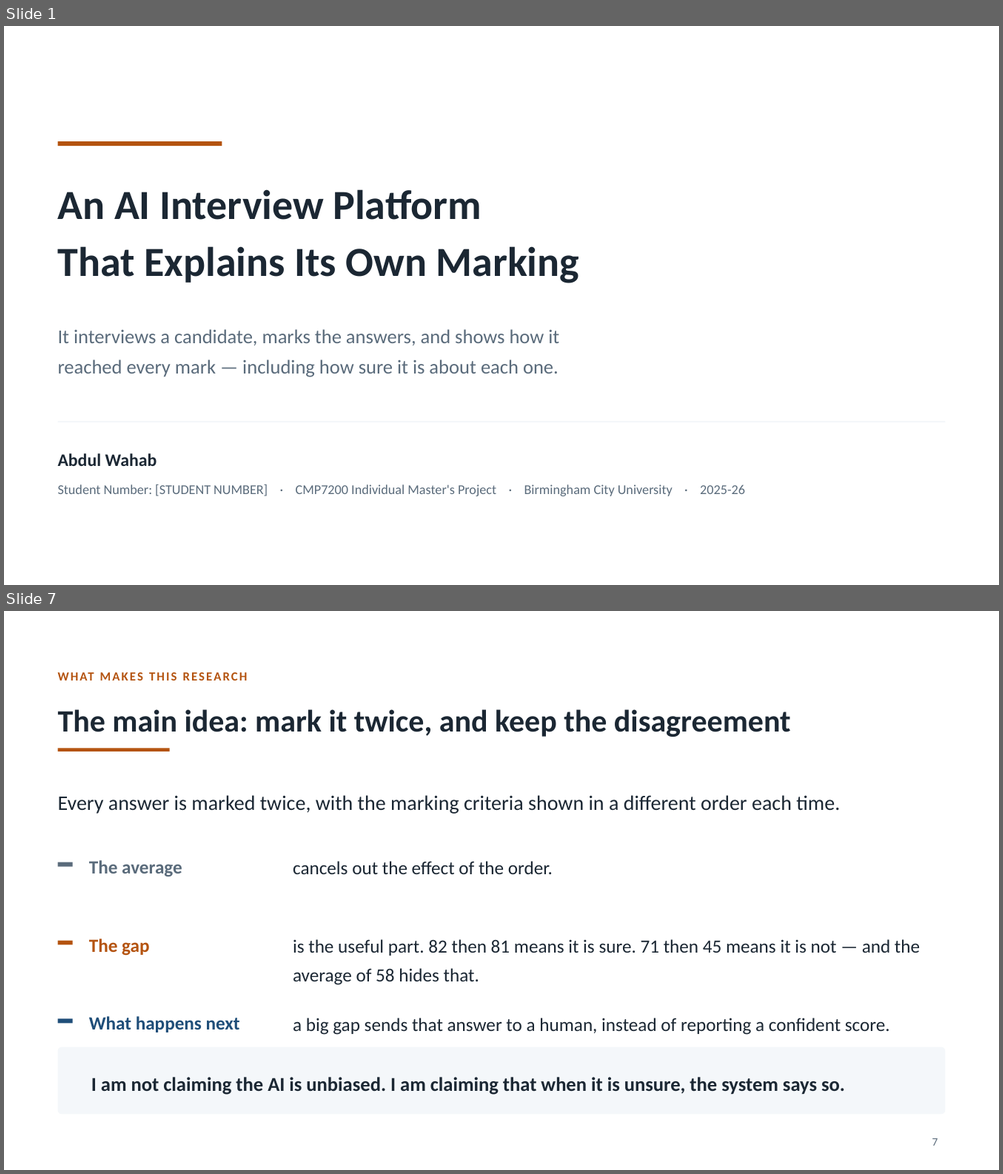
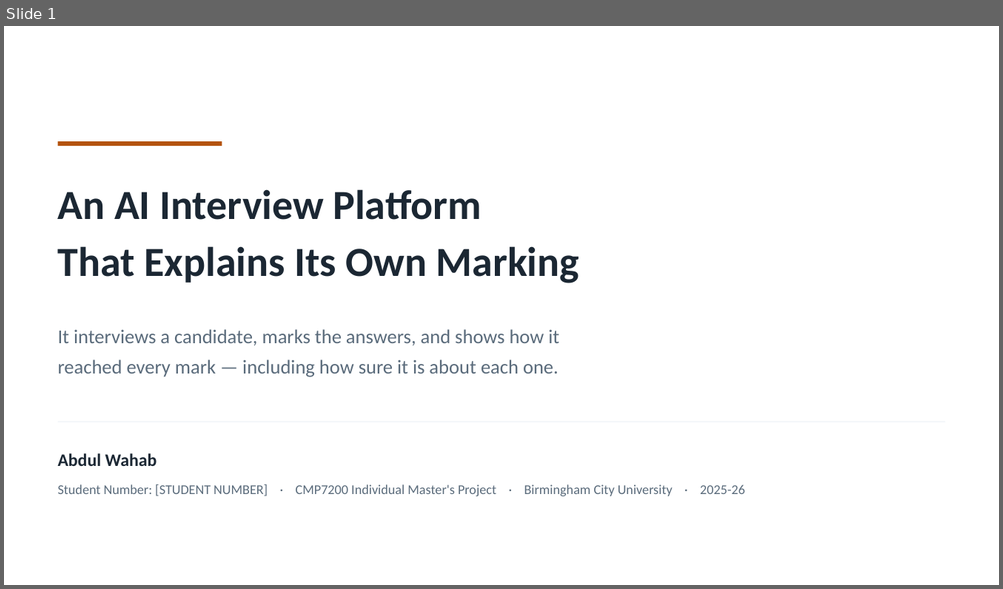
Before and after one commit to syedali254/interview_platform, a slide deck: submission/CMP7200_Viva_Presentation.pptx. Shown one above the other, each under a label of ours: slides 1 and 7 before the commit, slide 1 after it; the slides between them are not shown. The pictures are 1003x1174 and 1003x589 pixels, drawn with LibreOffice and Linux fonts; fonts in the diff are those of the drawing. Boxes give left, top, right and bottom in pixels: in the first picture for what was removed or moved away, otherwise in the second. Text is boxed around its words. In the diff, an @@ line names an element or a change of style, - is before the commit and + after.

```diff
--- a/submission/CMP7200_Viva_Presentation.pptx
+++ b/submission/CMP7200_Viva_Presentation.pptx
@@ slide 7 removed at <box>4,611,999,1170</box>, background #FFFFFF @@
@@ text removed at <box>58,665,945,687</box> @@
-WHAT MAKES THIS RESEARCH
@@ text removed at <box>58,709,791,737</box> @@
-The main idea: mark it twice, and keep the disagreement
@@ rectangle removed at <box>58,749,170,752</box> @@
@@ text removed at <box>58,795,839,814</box> @@
-Every answer is marked twice, with the marking criteria shown in a different order each time.
@@ rectangle removed at <box>58,863,73,867</box> @@
@@ text removed at <box>89,860,182,877</box> @@
-The average
@@ text removed at <box>293,861,552,874</box> @@
-cancels out the effect of the order.
@@ rectangle removed at <box>58,941,73,945</box> @@
@@ text removed at <box>89,939,149,956</box> @@
-The gap
@@ text removed at <box>293,940,919,985</box> @@
-is the useful part. 82 then 81 means it is sure. 71 then 45 means it is not — and the average of 58 hides that.
@@ rectangle removed at <box>58,1019,73,1024</box> @@
@@ text removed at <box>89,1017,240,1033</box> @@
-What happens next
@@ text removed at <box>293,1018,890,1035</box> @@
-a big gap sends that answer to a human, instead of reporting a confident score.
@@ rounded rectangle removed at <box>58,1048,945,1115</box> @@
@@ text removed at <box>91,1077,845,1095</box> @@
-I am not claiming the AI is unbiased. I am claiming that when it is unsure, the system says so.
@@ text removed at <box>932,1139,938,1146</box> @@
-7
```
Also in this commit, not shown: 5 slides changed, 4 slides added, 3 other slides removed, 1 other file.
